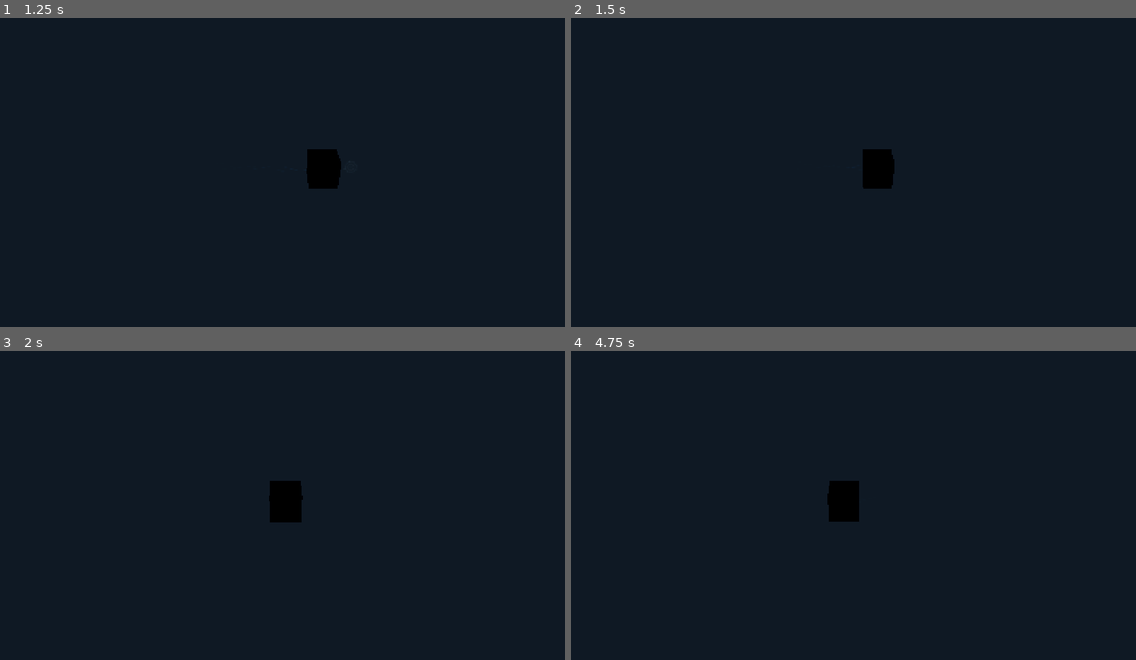
Above: before the commit, frames 1-4 (two rows, left to right).
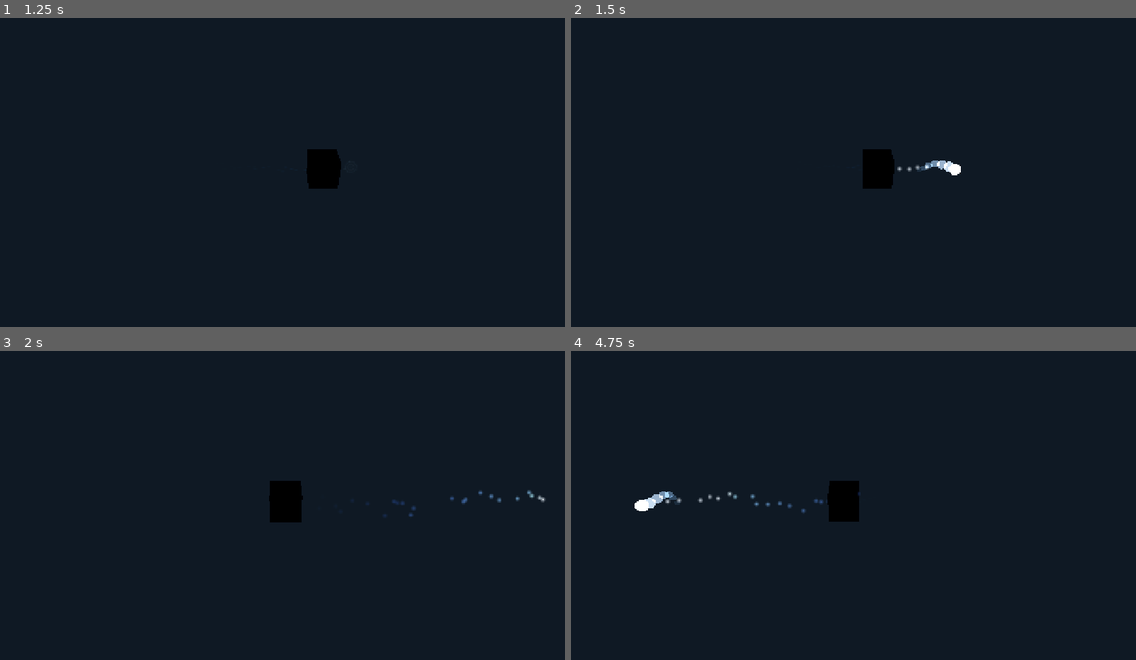
Above: after the commit, the same moments.

Repository: KyokoApp/Unity
Game: Godot game, scene res://packs/character_player/player.tscn
The game is run twice, just before and just after one commit, with the same random seed, the same clock (stepped at 60 frames per second) and the same inputs. This scene is started directly instead of the project's main scene. Sound files missing from this copy of the repository are replaced by a short silence.
Inputs (mouse positions are in pixels of both pictures, inside the frame that each line leads up to):
- Up to frame 1 (1.25 s): tap Enter at 0.5 s; move the mouse to (406, 150) at 0.52 s; hold Right (ui_right) from 0.53 s (still down); hold F from 0.53 s (still down); click (406, 150) at 0.67 s; tap Space at 0.77 s
- Up to frame 2 (1.5 s): release Right (ui_right) at 1.25 s; release F at 1.25 s; tap Space at 1.25 s; drag from (740, 184) to (825, 231) at 1.27 s
- Up to frame 3 (2 s): no input
- Up to frame 4 (4.75 s): move the mouse to (910, 431) at 2.02 s; hold Right (ui_right) 2.03-2.75 s; hold F 2.03-2.75 s; tap Enter at 2.75 s; drag from (825, 564) to (684, 452) at 2.77 s; move the mouse to (1023, 548) at 3.52 s; hold Left (ui_left) 3.53-4.25 s; hold F 3.53-4.25 s; tap Space at 3.77, 4.25 s; drag from (684, 452) to (768, 422) at 4.27 s

Frame 1 is identical in both runs. In frame 2, 0.2% of the frame differs, in the area x 51-69%, y 42-56%; in frame 3, 0.1%; in frame 4, 0.4%, in the area x 11-52%, y 45-53%.
Error before the commit: Parse Error: Cannot infer the type of "id" variable because the value doesn't have a set type. (res://packs/character_player/zoltraak_bolt.gd:70)

Commit message:
Ronde-43 fix: tipe eksplisit id di zoltraak_bolt, bersihkan diagnostik CI sementara
Co-authored-by: arena-agent <297053741+arena-agent@users.noreply.github.com>

Diff:
--- a/project/packs/character_player/zoltraak_bolt.gd
+++ b/project/packs/character_player/zoltraak_bolt.gd
@@ -67,7 +67,10 @@
 		if collider and collider.has_meta("monster"):
 			var target = collider.get_meta("monster")
 			if is_instance_valid(target) and target.has_method("take_damage"):
-				var id := target.get_instance_id()
+				# WAJIB tipe eksplisit (bukan `:=`): `target` tidak bertipe statis
+				# (Variant dari get_meta) -> analyzer Godot 4.5 gagal keras dengan
+				# "Cannot infer the type of id variable" (insiden ronde ini).
+				var id: int = target.get_instance_id()
 				if not _hit_monsters.has(id):
 					_hit_monsters[id] = true
 					target.take_damage(_damage)
Not shown, changed: .github/workflows/apk_release.yml
